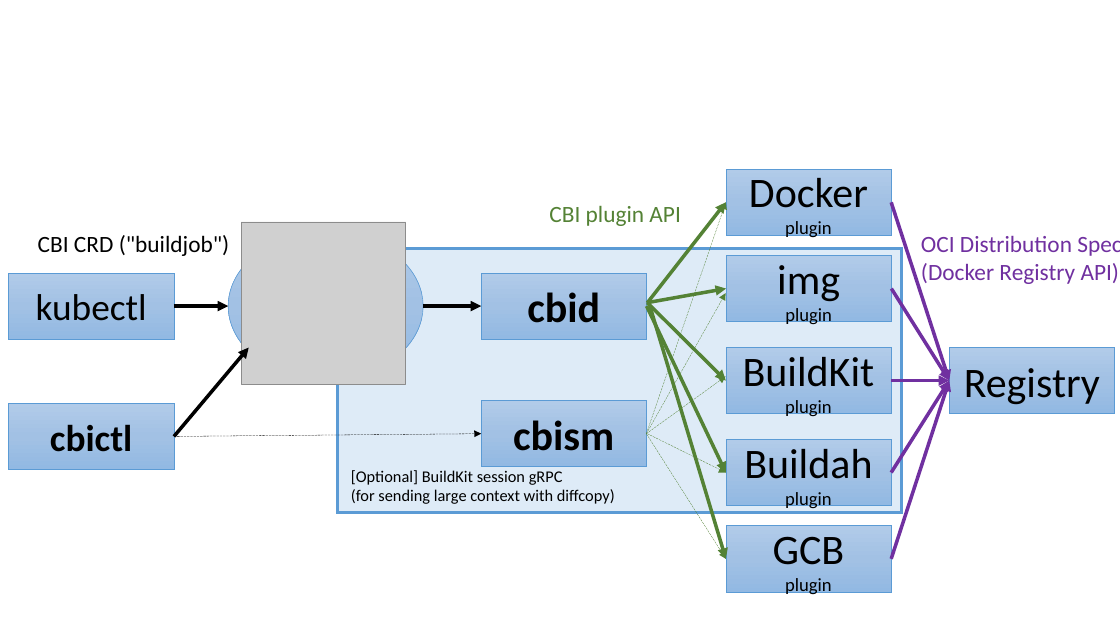
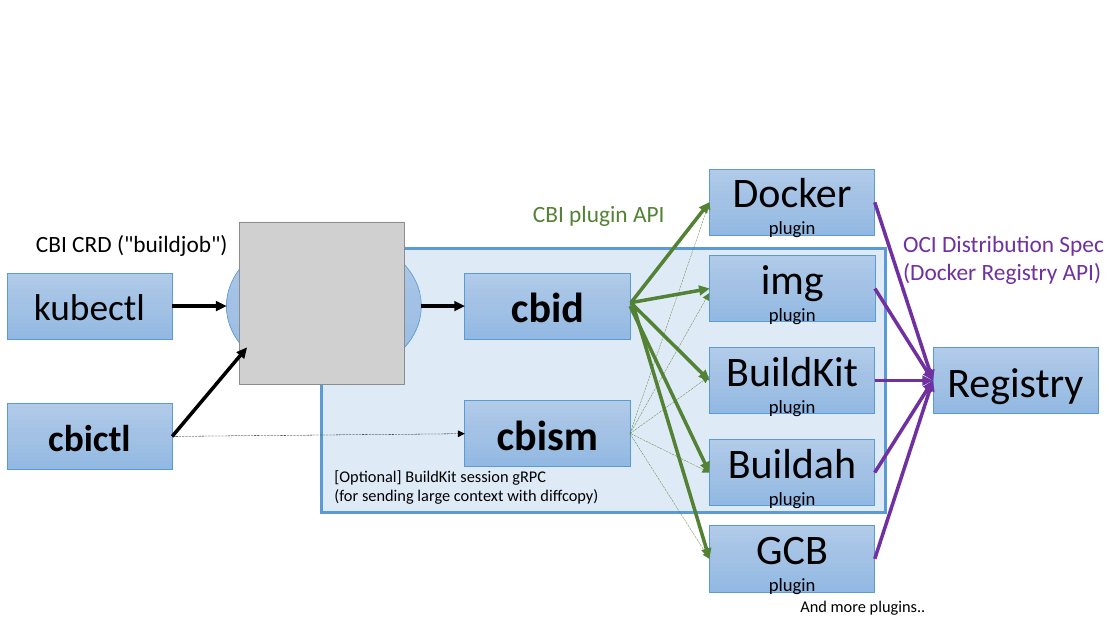
Before and after one commit to containerbuilding/cbi, a slide deck: slide 1 of docs/images.pptx. Drawn at 1120x630 pixels with LibreOffice and Linux fonts; fonts in the diff are those of the drawing; grey boxes stand for pictures. Boxes give left, top, right and bottom in pixels: in the first picture for what was removed or moved away, otherwise in the second. Text is boxed around its words. In the diff, an @@ line names an element or a change of style, - is before the commit and + after.

```diff
--- a/docs/images.pptx
+++ b/docs/images.pptx
@@ text "OCI Distribution Spec (Docker Registry ...": place and size @@
-text "OCI Distribution Spec (Docker Registry ..." at (921,235,1120,284)
+text "OCI Distribution Spec (Docker Registry ..." at (903,235,1103,287)
@@ arrow moved from (423, 306) - (481, 306) to (422, 306) - (465, 306) @@
@@ 15 arrows, 9 rectangles, 2 texts: place and size @@
-15 arrows, 9 rectangles, 2 texts at (338,169,1115,592)
+15 arrows, 9 rectangles, 2 texts at (321,169,1099,592)
@@ arrow moved from (174, 437) - (481, 434) to (172, 437) - (465, 434) @@
@@ text added at (800,600,926,615), 14 pt, text #000000 @@
+And more plugins..
```
Also in this commit, not shown: 2 other files.
